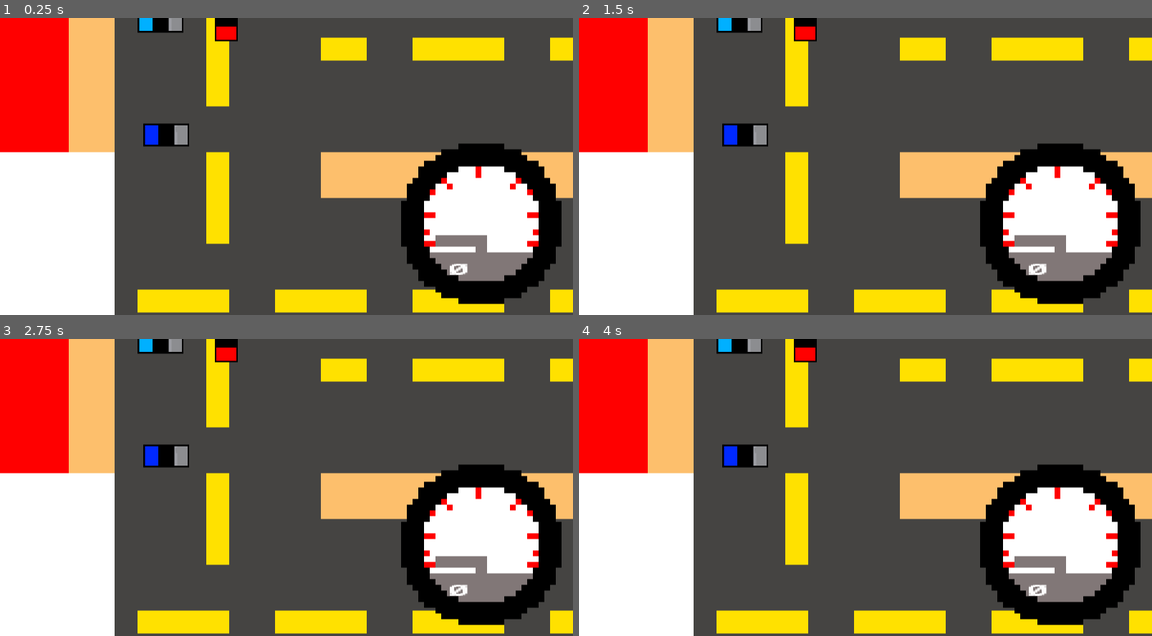
Above: before the commit, frames 1-4 (two rows, left to right).
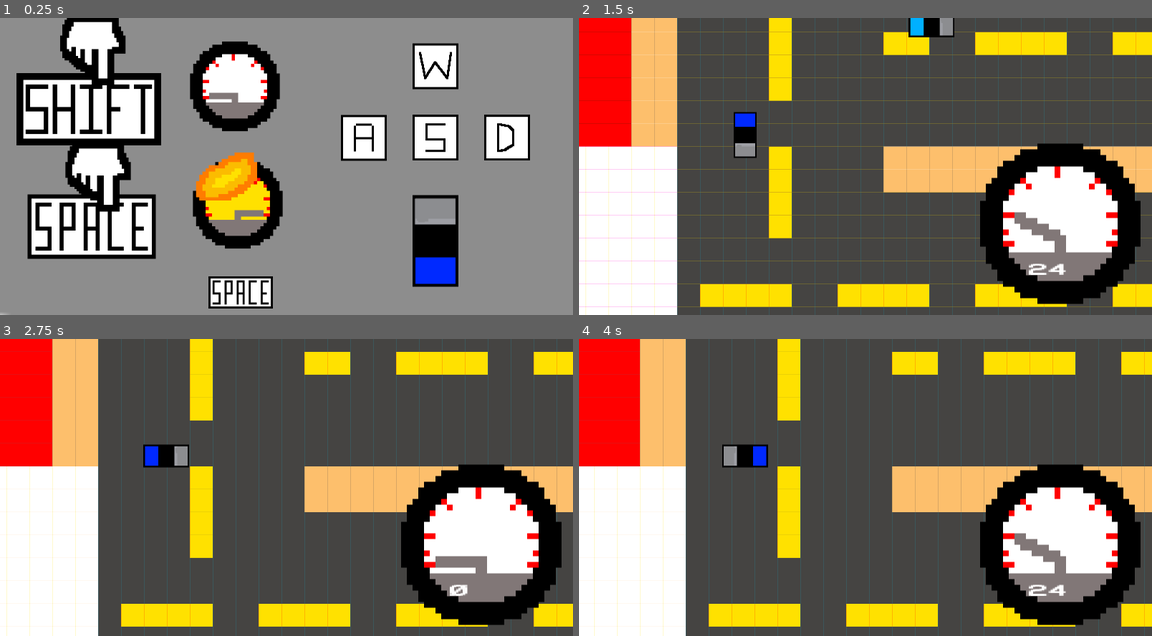
Above: after the commit, the same moments.

Repository: Gonfer73/Proyectx1
Game: Godot game, scene res://SCENES/car_street.tscn
Same seed, same stepped clock (60 frames per second), same inputs: the game is played once before the commit and once after it. This scene is started directly instead of the project's main scene.
Inputs (mouse positions are in pixels of both pictures, inside the frame that each line leads up to):
- Up to frame 1 (0.25 s): no input
- Up to frame 2 (1.5 s): tap Enter (ui_accept) at 0.5, 0.77 s; move the mouse to (991, 151) at 0.52 s; hold Right (right_move) 0.53-1.28 s; hold Shift (acelareta) 0.53-1.28 s; move the mouse to (750, 181) at 1.27 s; hold Down (down_move) from 1.28 s (still down); tap E (action) at 1.35 s
- Up to frame 3 (2.75 s): tap Enter (ui_accept) at 1.52 s; move the mouse to (343, 422) at 2.02 s; release Down (down_move) at 2.03 s; hold Right (right_move) from 2.03 s (still down); hold 2 (object_2) from 2.03 s (still down)
- Up to frame 4 (4 s): move the mouse to (836, 546) at 2.77 s; release Right (right_move) at 2.78 s; release 2 (object_2) at 2.78 s; hold Up (up_move) 2.78-3.53 s; tap D (rotate_key) at 2.85 s; tap Enter (ui_accept) at 3.02, 3.5, 3.77 s; move the mouse to (1037, 532) at 3.52 s; hold Left (left_move) from 3.53 s (still down); hold Shift (acelareta) from 3.53 s (still down)

The runs differ from the first frame. In frame 1, 95% of the frame differs, in the area x 0-100%, y 0-100%; in frame 2, 21%; in frame 3, 18%; in frame 4, 14%.

Commit message:
Change files

Diff:
--- a/SCENES/car_street.tscn
+++ b/SCENES/car_street.tscn
@@ -11,6 +11,7 @@
 [ext_resource path="res://SPRITES/npc_car_2-1-1-1.png" type="Texture" id=9]
 [ext_resource path="res://SCRIPTS/npc_car_1.gd" type="Script" id=10]
 [ext_resource path="res://SCRIPTS/npc_car_2.gd" type="Script" id=11]
+[ext_resource path="res://SCENES/instructions_car.tscn" type="PackedScene" id=12]
 
 [sub_resource type="ConvexPolygonShape2D" id=1]
 points = PoolVector2Array( 0, 0, 64, 0, 64, 64, 0, 64 )
@@ -69,16 +70,16 @@
 } ]
 0/z_index = 0
 
+[sub_resource type="RectangleShape2D" id=3]
+extents = Vector2( 480, 3632.32 )
+
 [sub_resource type="RectangleShape2D" id=4]
-extents = Vector2( 480, 3632.32 )
+extents = Vector2( 1120, 744 )
 
 [sub_resource type="RectangleShape2D" id=5]
-extents = Vector2( 1120, 744 )
-
-[sub_resource type="RectangleShape2D" id=6]
 extents = Vector2( 1888, 1455.95 )
 
-[sub_resource type="SpriteFrames" id=7]
+[sub_resource type="SpriteFrames" id=6]
 animations = [ {
 "frames": [ ExtResource( 5 ), ExtResource( 3 ), ExtResource( 4 ) ],
 "loop": true,
@@ -108,10 +109,10 @@
 "speed": 5.0
 } ]
 
+[sub_resource type="RectangleShape2D" id=11]
+extents = Vector2( 40, 80 )
+
 [sub_resource type="RectangleShape2D" id=12]
-extents = Vector2( 40, 80 )
-
-[sub_resource type="RectangleShape2D" id=3]
 extents = Vector2( 80, 72 )
 
 [node name="car_street" type="Node2D"]
@@ -223,14 +224,17 @@
 collision_mask = 16
 
 [node name="coll_catch_p" type="CollisionShape2D" parent="car/catch_p"]
-shape = SubResource( 3 )
+shape = SubResource( 12 )
 
 [node name="npc_crash" type="Area2D" parent="car"]
 collision_layer = 8
 collision_mask = 8
 
 [node name="coll_npc_crash" type="CollisionShape2D" parent="car/npc_crash"]
-shape = SubResource( 3 )
+shape = SubResource( 12 )
+
+[node name="instructions_car" parent="." instance=ExtResource( 12 )]
+position = Vector2( 384, -360 )
 
 [connection signal="body_entered" from="buildings/buildings_7" to="car" method="_on_buildings_7_body_entered"]
 [connection signal="body_entered" from="buildings/buildings_6" to="car" method="_on_buildings_6_body_entered"]
--- a/SCENES/case_1.tscn
+++ b/SCENES/case_1.tscn
@@ -1,9 +1,10 @@
-[gd_scene load_steps=8 format=2]
+[gd_scene load_steps=11 format=2]
 
 [ext_resource path="res://SPRITES/screen-1.png" type="Texture" id=1]
 [ext_resource path="res://SPRITES/Instruction Bold.otf" type="DynamicFontData" id=2]
 [ext_resource path="res://SPRITES/PDG_symbol.png" type="Texture" id=3]
 [ext_resource path="res://SPRITES/turn_page.png" type="Texture" id=4]
+[ext_resource path="res://SPRITES/turn_page_2.png" type="Texture" id=5]
 [ext_resource path="res://SCRIPTS/case_1.gd" type="Script" id=6]
 
 [sub_resource type="DynamicFont" id=1]
@@ -14,14 +15,30 @@
 size = 20
 font_data = ExtResource( 2 )
 
+[sub_resource type="SpriteFrames" id=3]
+animations = [ {
+"frames": [ ExtResource( 4 ), ExtResource( 5 ) ],
+"loop": true,
+"name": "default",
+"speed": 5.0
+} ]
+
+[sub_resource type="SpriteFrames" id=4]
+animations = [ {
+"frames": [ ExtResource( 4 ), ExtResource( 5 ) ],
+"loop": true,
+"name": "default",
+"speed": 5.0
+} ]
+
 [node name="case_1" type="Node2D"]
 script = ExtResource( 6 )
 
 [node name="turn_page_button" type="Button" parent="."]
-margin_left = 1400.0
-margin_top = 616.0
-margin_right = 1812.0
-margin_bottom = 1038.0
+margin_left = 1432.0
+margin_top = 664.0
+margin_right = 1780.0
+margin_bottom = 990.0
 rect_scale = Vector2( 0.5, 0.5 )
 __meta__ = {
 "_edit_use_anchors_": false
@@ -29,9 +46,9 @@
 
 [node name="turn_page_button_2" type="Button" parent="."]
 margin_left = 16.0
-margin_top = 616.0
-margin_right = 428.0
-margin_bottom = 1038.0
+margin_top = 664.0
+margin_right = 352.0
+margin_bottom = 990.0
 rect_scale = Vector2( 0.5, 0.5 )
 __meta__ = {
 "_edit_use_anchors_": false
@@ -58,18 +75,6 @@
 __meta__ = {
 "_edit_use_anchors_": false
 }
-
-[node name="turn_page" type="Sprite" parent="."]
-visible = false
-position = Vector2( 1392, 616 )
-scale = Vector2( 0.5, 0.5 )
-texture = ExtResource( 4 )
-
-[node name="turn_page_2" type="Sprite" parent="."]
-visible = false
-position = Vector2( 222, 616 )
-scale = Vector2( 0.5, 0.5 )
-texture = ExtResource( 4 )
 
 [node name="information_case_1" type="Label" parent="."]
 margin_left = 16.0
@@ -98,6 +103,17 @@
 "_edit_use_anchors_": false
 }
 
+[node name="turn_page_0" type="AnimatedSprite" parent="."]
+position = Vector2( 96, 744 )
+scale = Vector2( 0.4, 0.4 )
+frames = SubResource( 3 )
+
+[node name="turn_page_1" type="AnimatedSprite" parent="."]
+position = Vector2( 1512, 744 )
+rotation = 3.14159
+scale = Vector2( 0.4, 0.4 )
+frames = SubResource( 4 )
+
 [connection signal="mouse_entered" from="turn_page_button" to="." method="_on_turn_page_button_mouse_entered"]
 [connection signal="mouse_exited" from="turn_page_button" to="." method="_on_turn_page_button_mouse_exited"]
 [connection signal="pressed" from="turn_page_button" to="." method="_on_turn_page_button_pressed"]
--- a/SCENES/instructions_car.tscn
+++ b/SCENES/instructions_car.tscn
@@ -22,6 +22,7 @@
 [ext_resource path="res://SPRITES/police_car_1-1_down.png" type="Texture" id=20]
 [ext_resource path="res://SPRITES/empty.png" type="Texture" id=21]
 [ext_resource path="res://SPRITES/space_icon.png" type="Texture" id=22]
+[ext_resource path="res://SPRITES/fridge.png" type="Texture" id=23]
 
 [sub_resource type="SpriteFrames" id=1]
 animations = [ {
@@ -90,6 +91,11 @@
 [node name="instructions_car" type="Node2D"]
 script = ExtResource( 5 )
 
+[node name="back_instructions" type="Sprite" parent="."]
+position = Vector2( 824, 496 )
+scale = Vector2( 26.48, 20 )
+texture = ExtResource( 23 )
+
 [node name="shift_icon" type="Sprite" parent="."]
 position = Vector2( 312, 240 )
 scale = Vector2( 0.7, 0.7 )
@@ -141,7 +147,7 @@
 frames = SubResource( 5 )
 
 [node name="icon_d" type="AnimatedSprite" parent="."]
-position = Vector2( 1480, 328 )
+position = Vector2( 1480, 319.36 )
 frames = SubResource( 6 )
 
 [node name="wait_3" type="Timer" parent="."]
@@ -157,6 +163,8 @@
 scale = Vector2( 0.7, 0.7 )
 frames = SubResource( 8 )
 
+[node name="timers" type="Node2D" parent="."]
+
 [connection signal="timeout" from="shift_icon/wait_1" to="." method="_on_wait_1_timeout"]
 [connection signal="timeout" from="space_icon_2/wait_2" to="." method="_on_wait_2_timeout"]
 [connection signal="timeout" from="wait_3" to="." method="_on_wait_3_timeout"]
Not shown: 9 places in SCENES/car_street.tscn that only renumber resources
Not shown: 1 places in SCENES/instructions_car.tscn that only renumber resources
Not shown: 6 places in SCENES/prision.tscn that only renumber resources
